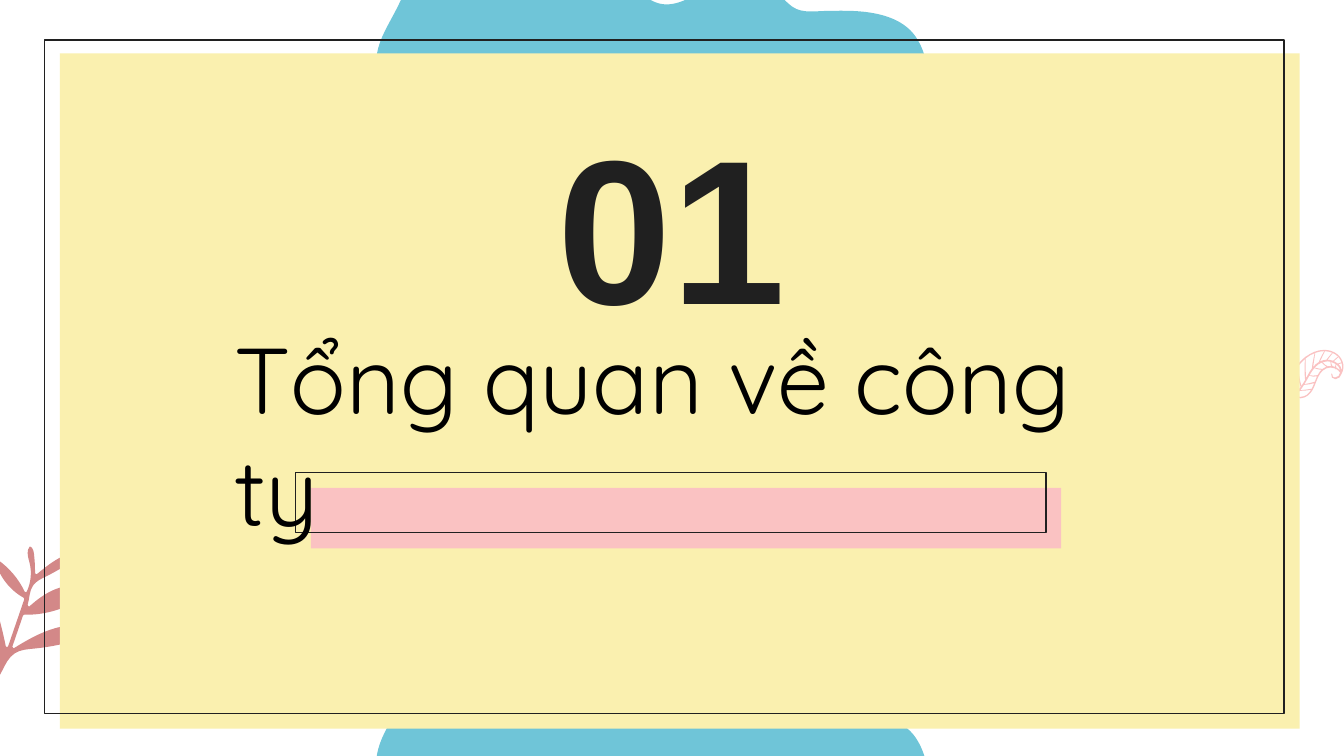
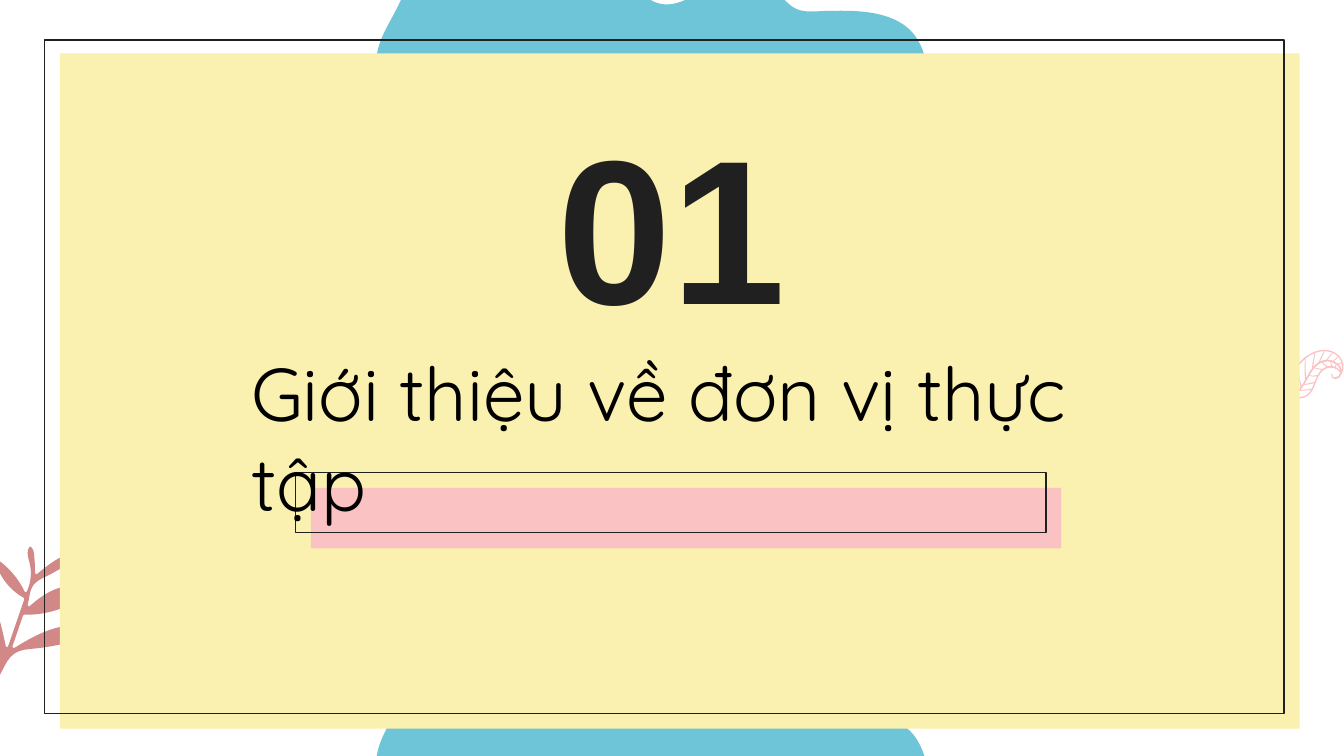
Before and after one commit to nhamct/ThucTapTN_2021_2022_2, a slide deck: slide 3 of 05. Phạm Thị Diệu Liên/PhamThiDieuLien_44K21.1.pptx. Drawn at 1344x756 pixels with LibreOffice and Linux fonts; fonts in the diff are those of the drawing. Boxes give left, top, right and bottom in pixels: in the first picture for what was removed or moved away, otherwise in the second. Text is boxed around its words. In the diff, an @@ line names an element or a change of style, - is before the commit and + after.

```diff
--- a/05. Phạm Thị Diệu Liên/PhamThiDieuLien_44K21.1.pptx
+++ b/05. Phạm Thị Diệu Liên/PhamThiDieuLien_44K21.1.pptx
@@ text at bbox=[251, 360, 1066, 531]: text changed; size 50 to 40 pt @@
-Tổng quan về công ty
+Giới thiệu về đơn vị thực tập
```
Also in this commit, not shown: 8 other slides changed, 2 slides added, 2 slides removed, 1 other file.
